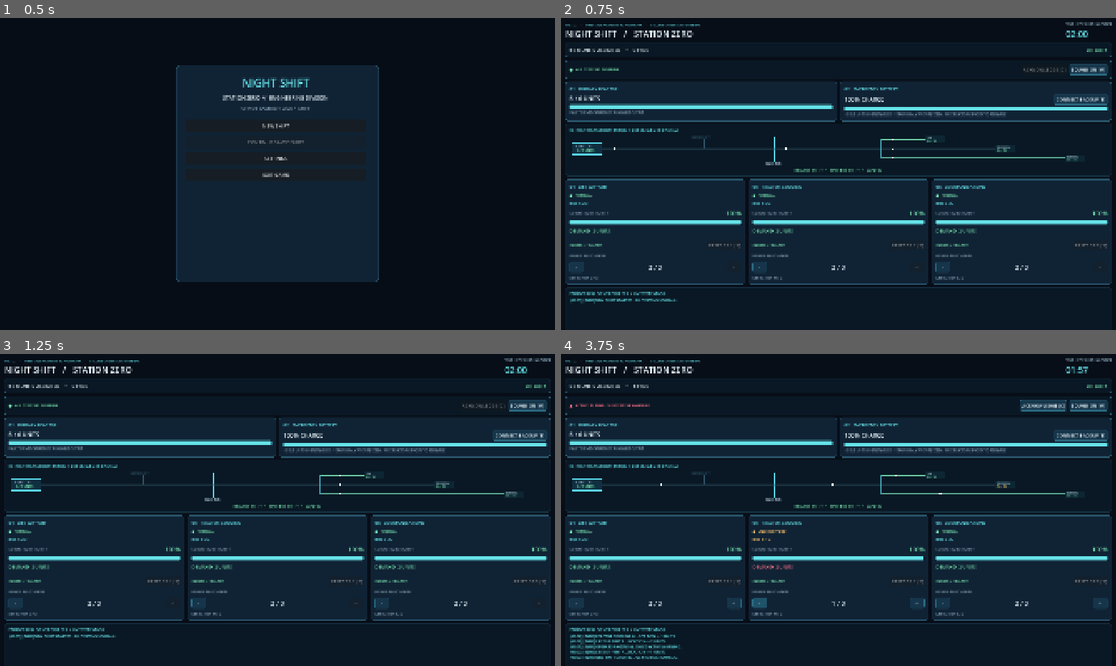
Above: before the commit, frames 1-4 (two rows, left to right).
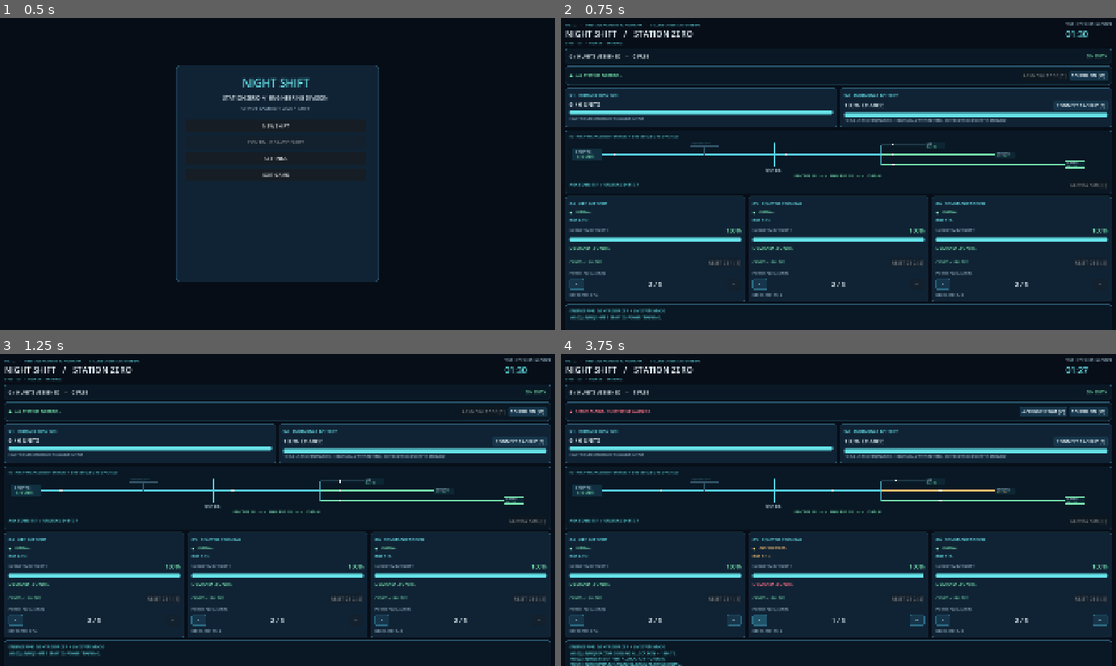
Above: after the commit, the same moments.

Repository: JIGSAW-HJH/GameDev
Game: Godot game, scene res://scenes/main.tscn
The game is run twice, just before and just after one commit, with the same random seed, the same clock (stepped at 60 frames per second) and the same inputs.
Inputs:
- Up to frame 1 (0.5 s): no input
- Up to frame 2 (0.75 s): click "NEW SHIFT" at 0.5 s
- Up to frame 3 (1.25 s): no input
- Up to frame 4 (3.75 s): click "−" at 1.25 s; click "ACKNOWLEDGE [C]" at 2 s; click "+" at 2.75 s; click "−" at 3.5 s

Frame 1 is identical in both runs. In frame 2, 18% of the frame differs, in the area x 0-100%, y 4-97%; in frame 3, 18%; in frame 4, 20%, in the area x 0-100%, y 4-100%.

Commit message:
V0.7 implement progressive shift unlocks, durations and auxiliary maintenance

Diff:
--- a/NightShift-StationZero/scripts/main.gd
+++ b/NightShift-StationZero/scripts/main.gd
@@ -1,5 +1,5 @@
 extends Control
-## NIGHT SHIFT: STATION ZERO — V0.6 fullscreen menu, saves and controls on balanced V0.5 gameplay.
+## NIGHT SHIFT: STATION ZERO — V0.7 progressive shift campaign.
 ## Self-contained UI: no downloaded artwork, plugins, or fonts required.
 
 const SHIFT_SECONDS := 120.0
@@ -71,6 +71,14 @@
 var station_audio
 var audio_button: Button
 var game_menu
+var shift_number: int = 1
+var shift_duration: float = 90.0
+var maintenance_integrity: float = 100.0
+var maintenance_cooldown: float = 0.0
+var maintenance_label: Label
+var maintenance_button: Button
+var shift_label: Label
+var total_faults: int = 0
 
 func _ready() -> void:
     rng.randomize()
@@ -81,6 +89,8 @@
     game_menu = CanvasLayer.new()
     game_menu.set_script(load("res://scripts/game_menu.gd"))
     add_child(game_menu)
+    remaining = get_shift_duration()
+    shift_duration = remaining
     _add_log("NIGHT SHIFT INITIALIZED. ALL SYSTEMS NOMINAL.")
     _add_log("SHIFT POWER TO MATCH CHANGING DEMAND.")
     _add_log("BATTERY LASTS LONGER; FREE REACTOR UNITS TO RECHARGE.")
@@ -91,6 +101,13 @@
     if finished or (game_menu != null and game_menu.is_blocking()):
         return
     remaining = maxf(0.0, remaining - delta)
+    if shift_number >= 7:
+        maintenance_cooldown = maxf(0.0, maintenance_cooldown - delta)
+        maintenance_integrity = maxf(0.0, maintenance_integrity - delta * (0.15 + float(shift_number - 7) * 0.015))
+        if maintenance_integrity <= 0.0:
+            _finish(false, "AUXILIARY STABILISER FAILED.")
+            _refresh()
+            return
     event_timer -= delta
     if sag_timer > 0.0:
         sag_timer -= delta
@@ -98,7 +115,7 @@
             reactor_output = REACTOR_NOMINAL
             _add_log("REACTOR OUTPUT RESTORED TO 6 UNITS.")
     if event_timer <= 0.0:
-        event_timer += EVENT_INTERVAL
+        event_timer += get_event_interval()
         _trigger_event()
     for i in range(3):
         if breaker_cooldowns[i] > 0.0:
@@ -151,6 +168,7 @@
         "breaker_2": _reset_breaker(1)
         "breaker_3": _reset_breaker(2)
         "mute": _toggle_audio()
+        "service": _service_auxiliary()
 
 func _total_power() -> int:
     var result := 0
@@ -194,9 +212,9 @@
     demand[stressed] = 3
     # One trip at a time; no trip on the first demand event.
     # Alternating events keep faults recoverable and preserve a clear power puzzle.
-    if event_count % 2 == 0 and not breakers_tripped.has(true):
+    if shift_number >= 3 and event_count % 2 == 0 and not breakers_tripped.has(true):
         _trip_breaker(stressed)
-    if event_count % 3 == 0:
+    if shift_number >= 5 and event_count % 3 == 0:
         reactor_output = 5
         sag_timer = REACTOR_SAG_SECONDS
         _add_log("FAULT %02d: REACTOR DERATED TO 5 UNITS FOR 6 SECONDS." % event_count)
@@ -209,12 +227,13 @@
 
 func _trip_breaker(index: int) -> void:
     breakers_tripped[index] = true
+    total_faults += 1
     station_audio.effect("breaker")
     breaker_cooldowns[index] = BREAKER_RESET_DELAY
     _add_log("FAULT: %s BREAKER TRIPPED. RESET WITH KEY %d AFTER COOLDOWN." % [SYSTEMS[index], index + 1])
 
 func _reset_breaker(index: int) -> void:
-    if finished or (game_menu != null and game_menu.is_blocking()):
+    if finished or shift_number < 3 or (game_menu != null and game_menu.is_blocking()):
         return
     if not breakers_tripped[index]:
         _add_log("BREAKER %d IS ALREADY CLOSED." % (index + 1))
@@ -232,15 +251,17 @@
     station_audio.effect("success" if won else "critical")
     status_label.text = "SHIFT COMPLETE" if won else "STATION LOST"
     status_label.add_theme_color_override("font_color", GREEN if won else RED)
-    _add_log(reason + " PRESS R TO RESTART.")
-    restart_button.visible = true
+    _add_log(reason)
+    restart_button.visible = false
+    game_menu.show_result(won, reason)
 
 func _reset() -> void:
     power = [2, 2, 2]
     demand = [2, 2, 2]
     integrity = [100.0, 100.0, 100.0]
-    remaining = SHIFT_SECONDS
-    event_timer = EVENT_INTERVAL
+    shift_duration = get_shift_duration()
+    remaining = shift_duration
+    event_timer = get_event_interval()
     reactor_output = REACTOR_NOMINAL
     sag_timer = 0.0
     battery_charge = 100.0
@@ -248,6 +269,9 @@
     finished = false
     event_count = 0
     log_lines.clear()
+    total_faults = 0
+    maintenance_integrity = 100.0
+    maintenance_cooldown = 0.0
     breakers_tripped = [false, false, false]
     breaker_cooldowns = [0.0, 0.0, 0.0]
     alarm_acknowledged = false
@@ -257,11 +281,11 @@
     status_label.text = "ON DUTY"
     status_label.add_theme_color_override("font_color", GREEN)
     restart_button.visible = false
-    _add_log("NEW SHIFT STARTED. ALL SYSTEMS NOMINAL.")
+    _add_log("SHIFT %d STARTED. %s." % [shift_number, get_shift_phase()])
     _refresh()
 
 func _add_log(message: String) -> void:
-    var elapsed: int = int(SHIFT_SECONDS - remaining)
+    var elapsed: int = int(shift_duration - remaining)
     var severity := "INFO"
     if "CRITICAL" in message or "FAILED" in message or "LOST" in message:
         severity = "CRIT"
@@ -305,6 +329,13 @@
 func _refresh() -> void:
     var secs: int = int(ceil(remaining))
     clock_label.text = "%02d:%02d" % [int(secs / 60), secs % 60]
+    if shift_label != null:
+        shift_label.text = "SHIFT %02d  /  %s" % [shift_number, get_shift_phase()]
+    if maintenance_label != null:
+        maintenance_label.text = "AUX STABILISER  %d%%  •  %s" % [int(ceil(maintenance_integrity)), ("READY [T]" if maintenance_cooldown <= 0.0 else "REPAIR COOLDOWN %dS" % int(ceil(maintenance_cooldown)))] if shift_number >= 7 else "AUX STABILISER  /  UNLOCKS SHIFT 07"
+        maintenance_label.add_theme_color_override("font_color", RED if shift_number >= 7 and maintenance_integrity < 35.0 else CYAN)
+    if maintenance_button != null:
+        maintenance_button.disabled = shift_number < 7 or maintenance_cooldown > 0.0 or finished
     var allocated: int = _total_power()
     var capacity: int = _available_capacity()
     budget_label.text = "%d / %d UNITS ASSIGNED    •    %d FREE" % [allocated, capacity, maxi(0, capacity - allocated)]
@@ -324,7 +355,9 @@
         bus_diagram.set("brownout", allocated > capacity)
         bus_diagram.set("breakers_tripped", breakers_tripped.duplicate())
     var warning := ""
-    if breakers_tripped.has(true):
+    if shift_number >= 7 and maintenance_integrity < 35.0:
+        warning = "AUXILIARY MAINTENANCE REQUIRED"
+    elif breakers_tripped.has(true):
         warning = "CIRCUIT BREAKER TRIPPED"
     elif allocated > capacity:
         warning = "MAIN BUS OVERLOAD"
@@ -367,7 +400,7 @@
         else:
             breaker_labels[i].text = "CLOSED / HEALTHY"
         breaker_labels[i].add_theme_color_override("font_color", RED if breakers_tripped[i] else GREEN)
-        breaker_buttons[i].disabled = finished or not breakers_tripped[i] or breaker_cooldowns[i] > 0.0
+        breaker_buttons[i].disabled = finished or shift_number < 3 or not breakers_tripped[i] or breaker_cooldowns[i] > 0.0
         plus_buttons[i].disabled = finished or power[i] >= MAX_SYSTEM_POWER or allocated >= capacity
         minus_buttons[i].disabled = finished or power[i] <= 0
 
@@ -453,6 +486,8 @@
     header.add_child(head_left)
     head_left.add_child(_label("OS / 07    ·    ORBITAL ENGINEERING NETWORK    ·    SECURE OPERATOR TERMINAL", 12, CYAN))
     head_left.add_child(_label("NIGHT SHIFT   /   STATION ZERO", 29))
+    shift_label = _label("SHIFT 01 / POWER TRAINING", 14, CYAN)
+    head_left.add_child(shift_label)
     var head_right := _vbox(2)
     header.add_child(head_right)
     head_right.add_child(_label("TIME UNTIL SHIFT HANDOVER", 11, MUTED))
@@ -526,6 +561,14 @@
     bus_label = _label("", 12, MUTED)
     bus_label.horizontal_alignment = HORIZONTAL_ALIGNMENT_CENTER
     bus_stack.add_child(bus_label)
+    var aux_row := _hbox(12)
+    bus_stack.add_child(aux_row)
+    maintenance_label = _label("AUX STABILISER  /  UNLOCKS SHIFT 07", 13, MUTED)
+    maintenance_label.size_flags_horizontal = Control.SIZE_EXPAND_FILL
+    aux_row.add_child(maintenance_label)
+    maintenance_button = _button("SERVICE AUX [T]")
+    maintenance_button.pressed.connect(_service_auxiliary)
+    aux_row.add_child(maintenance_button)
 
     var systems_row := _hbox(12)
     systems_row.size_flags_vertical = Control.SIZE_EXPAND_FILL
@@ -620,7 +663,12 @@
 
 func get_save_data() -> Dictionary:
     return {
-        "version": 1,
+        "version": 2,
+        "shift_number": shift_number,
+        "shift_duration": shift_duration,
+        "maintenance_integrity": maintenance_integrity,
+        "maintenance_cooldown": maintenance_cooldown,
+        "total_faults": total_faults,
         "remaining": remaining,
         "event_timer": event_timer,
         "reactor_output": reactor_output,
@@ -639,7 +687,7 @@
     }
 
 func load_save_data(data: Dictionary) -> bool:
-    if int(data.get("version", -1)) != 1:
+    if int(data.get("version", -1)) not in [1, 2]:
         return false
     for name in ["power", "demand", "integrity", "breakers_tripped", "breaker_cooldowns", "log_lines"]:
         if not data.has(name) or typeof(data[name]) != TYPE_ARRAY:
@@ -647,8 +695,13 @@
     for name in ["power", "demand", "integrity", "breakers_tripped", "breaker_cooldowns"]:
         if data[name].size() != 3:
             return false
-    remaining = clampf(float(data.get("remaining", SHIFT_SECONDS)), 0.1, SHIFT_SECONDS)
-    event_timer = clampf(float(data.get("event_timer", EVENT_INTERVAL)), 0.1, EVENT_INTERVAL)
+    shift_number = clampi(int(data.get("shift_number", 1)), 1, 99)
+    shift_duration = get_shift_duration()
+    maintenance_integrity = clampf(float(data.get("maintenance_integrity", 100.0)), 0.0, 100.0)
+    maintenance_cooldown = clampf(float(data.get("maintenance_cooldown", 0.0)), 0.0, 30.0)
+    total_faults = maxi(0, int(data.get("total_faults", 0)))
+    remaining = clampf(float(data.get("remaining", shift_duration)), 0.1, shift_duration)
+    event_timer = clampf(float(data.get("event_timer", get_event_interval())), 0.1, get_event_interval())
     reactor_output = clampi(int(data.get("reactor_output", REACTOR_NOMINAL)), 1, REACTOR_NOMINAL)
     sag_timer = clampf(float(data.get("sag_timer", 0.0)), 0.0, REACTOR_SAG_SECONDS)
     battery_charge = clampf(float(data.get("battery_charge", 100.0)), 0.0, 100.0)
@@ -680,3 +733,50 @@
     _render_log()
     _refresh()
     return true
+
+func get_shift_duration() -> float:
+    if shift_number <= 2:
+        return 90.0
+    if shift_number <= 4:
+        return 105.0
+    if shift_number <= 6:
+        return 120.0
+    return minf(240.0, 135.0 + float(shift_number - 7) * 15.0)
+
+func get_event_interval() -> float:
+    if shift_number <= 2:
+        return 23.0
+    if shift_number <= 4:
+        return 19.0
+    if shift_number <= 6:
+        return 17.0
+    return maxf(13.0, 16.0 - float(shift_number - 7) * 0.5)
+
+func get_shift_phase() -> String:
+    if shift_number <= 2:
+        return "POWER TRAINING"
+    if shift_number <= 4:
+        return "BREAKER OPERATIONS"
+    if shift_number <= 6:
+        return "REACTOR STABILITY"
+    return "AUXILIARY OPERATIONS"
+
+func start_campaign() -> void:
+    shift_number = 1
+    _reset()
+
+func start_next_shift() -> void:
+    shift_number += 1
+    _reset()
+
+func retry_shift() -> void:
+    _reset()
+
+func _service_auxiliary() -> void:
+    if finished or shift_number < 7 or maintenance_cooldown > 0.0 or (game_menu != null and game_menu.is_blocking()):
+        return
+    maintenance_integrity = minf(100.0, maintenance_integrity + 45.0)
+    maintenance_cooldown = 16.0
+    station_audio.effect("success")
+    _add_log("AUXILIARY STABILISER SERVICED. INTEGRITY RECOVERED.")
+    _refresh()
